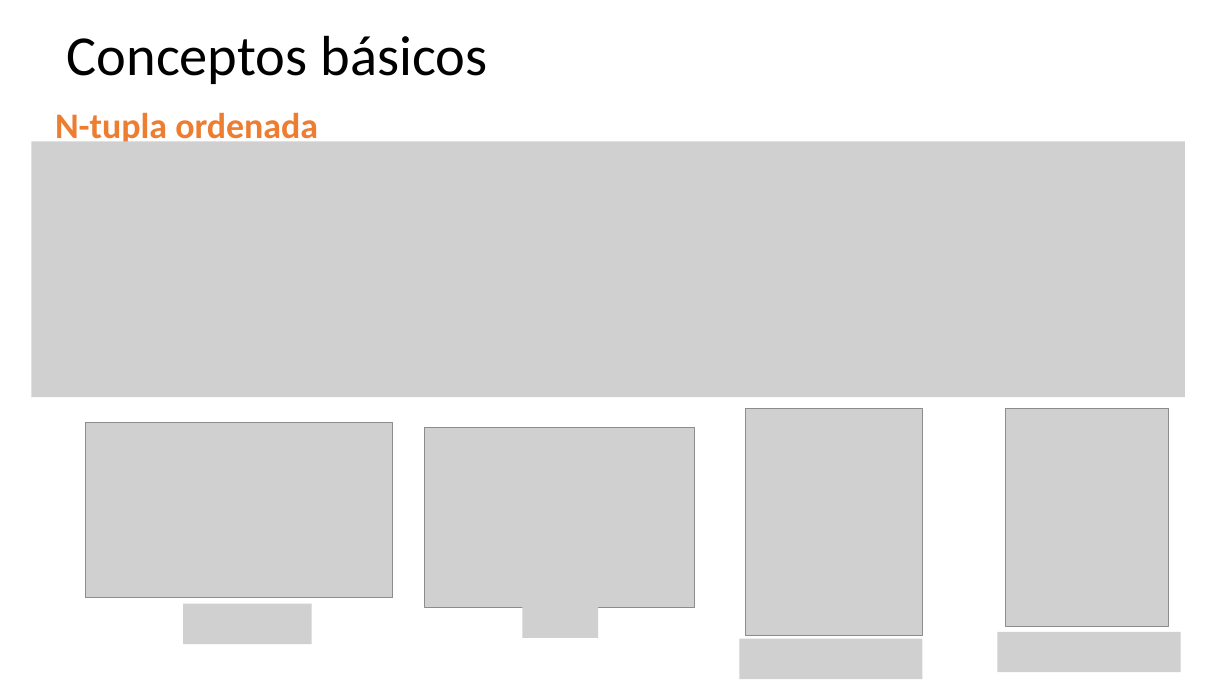
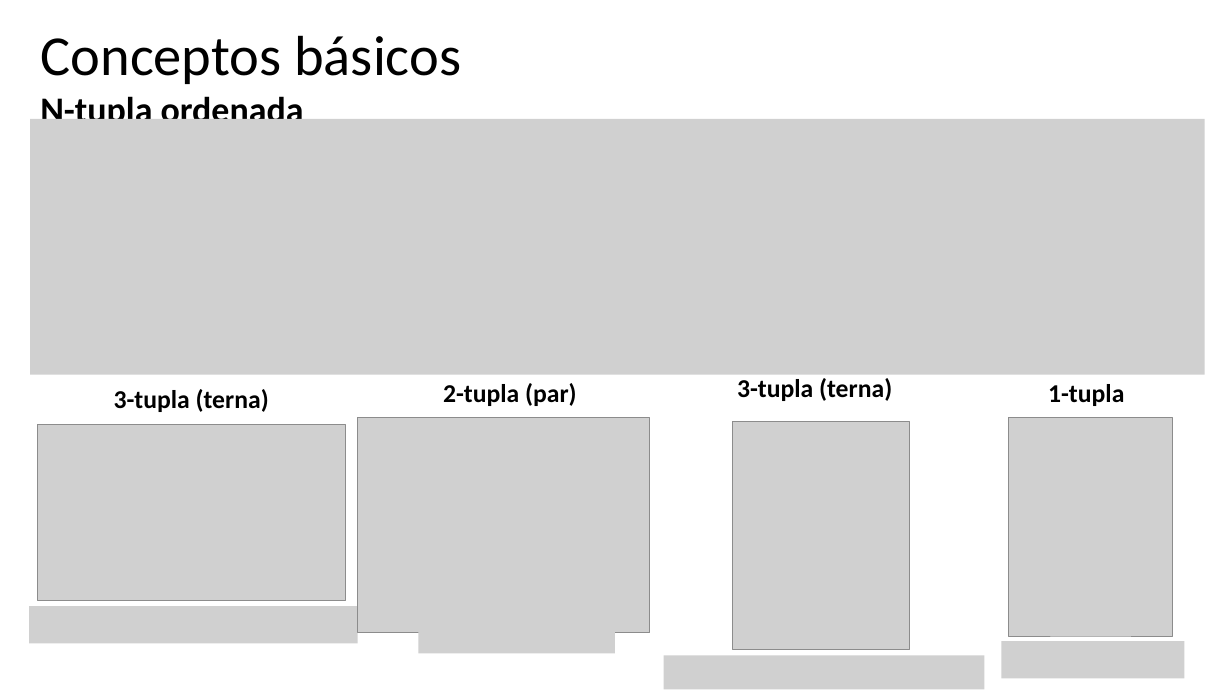
Before and after one commit to discretas1-udea/apuntes_clases_2026-2, a slide deck: slide 9 of clase-15/apuntes_clase15.pptx. Drawn at 1232x693 pixels with LibreOffice and Linux fonts; fonts in the diff are those of the drawing; grey boxes stand for pictures. Boxes give left, top, right and bottom in pixels: in the first picture for what was removed or moved away, otherwise in the second. Text is boxed around its words. In the diff, an @@ line names an element or a change of style, - is before the commit and + after.

```diff
--- a/clase-15/apuntes_clase15.pptx
+++ b/clase-15/apuntes_clase15.pptx
@@ title "Conceptos básicos": place and size @@
-title "Conceptos básicos" at (67,35,487,84)
+title "Conceptos básicos" at (41,35,461,84)
@@ text "N-tupla ordenada": place and size @@
-text "N-tupla ordenada" at (55,112,318,147)
+text "N-tupla ordenada" at (40,92,304,119)
@@ text "N-tupla ordenada" at (40,92,304,119): text colour #ED7D31 to #000000 @@
@@ picture: place and size @@
-picture at (31,141,1186,397)
+picture at (30,119,1204,375)
@@ text added at (114,389,269,412), 20 pt, text #000000, bold @@
+3-tupla (terna)
@@ text added at (443,383,577,406), 20 pt, text #000000, bold @@
+2-tupla (par)
@@ text added at (737,378,892,401), 20 pt, text #000000, bold @@
+3-tupla (terna)
@@ text added at (1048,384,1124,406), 20 pt, text #000000, bold @@
+1-tupla
@@ picture: place and size @@
-picture at (425,428,695,608)
+picture at (358,418,650,633)
@@ picture: place and size @@
-picture at (1006,409,1169,627)
+picture at (1009,418,1173,636)
@@ picture: place and size @@
-picture at (85,422,393,598)
+picture at (38,425,346,601)
@@ picture: place and size @@
-picture at (746,409,922,636)
+picture at (733,422,909,650)
@@ picture removed at (522,598,598,639) @@
@@ picture: place and size @@
-picture at (183,604,311,644)
+picture at (30,606,359,643)
@@ picture added at (419,616,616,653) @@
@@ picture: place and size @@
-picture at (739,639,922,679)
+picture at (664,655,984,689)
@@ picture: place and size @@
-picture at (998,632,1181,673)
+picture at (1002,641,1185,678)
```
Also in this commit, not shown: 27 other slides changed, 5 slides added, 5 slides removed, 5 other files.
